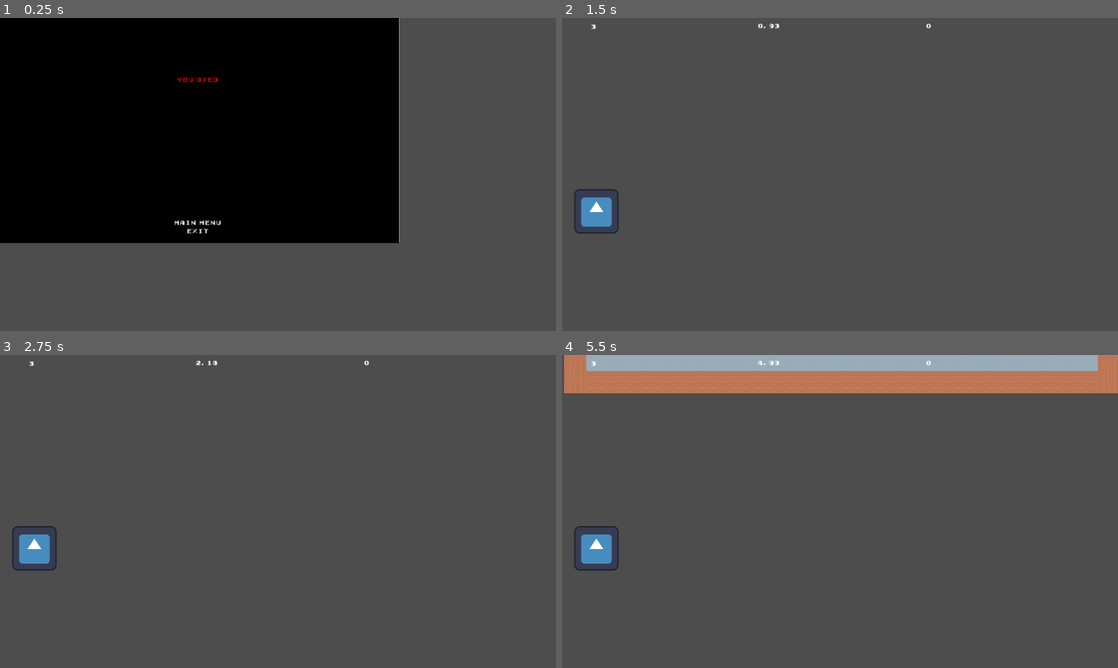
Above: before the commit, frames 1-4 (two rows, left to right).
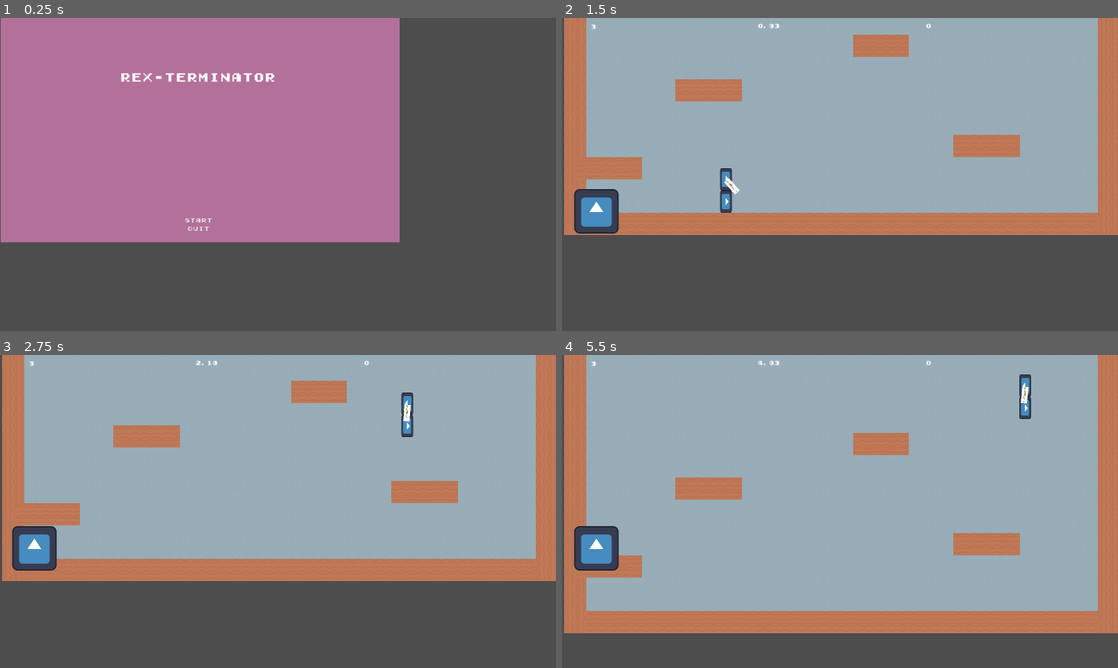
Above: after the commit, the same moments.

Repository: deruitda/ludum-dare-56
Game: Godot game, scene res://scenes/core/main.tscn
Same seed, same stepped clock (60 frames per second), same inputs: the game is played once before the commit and once after it. The engine's default icon, where the game draws it, is replaced by a stand-in: a white triangle on a blue panel in a dark square.
Inputs (mouse positions are in pixels of both pictures, inside the frame that each line leads up to):
- Up to frame 1 (0.25 s): no input
- Up to frame 2 (1.5 s): click "Start" at 0.5 s; click (762, 221) at 1.25 s, where only the run before the commit has a clickable "Start"
- Up to frame 3 (2.75 s): move the mouse to (400, 495) at 2.02 s; hold D (move_right) from 2.03 s (still down); click (400, 495) at 2.1 s; tap Space (jump) at 2.27 s
- Up to frame 4 (5.5 s): move the mouse to (728, 527) at 2.77 s; click (728, 527) at 2.85 s; tap Space (jump) at 3.02, 4.52, 5.27 s; move the mouse to (895, 442) at 3.52 s; release D (move_right) at 3.53 s; hold A (move_left) 3.53-4.28 s; click (895, 442) at 3.6 s; move the mouse to (812, 574) at 4.27 s; hold D (move_right) from 4.28 s (still down); click (812, 574) at 4.35 s; move the mouse to (1006, 558) at 5.02 s; click (1006, 558) at 5.1 s

The runs differ from the first frame. In frame 1, 52% of the frame differs, in the area x 0-72%, y 0-72%; in frame 2, 68%; in frame 3, 71%; in frame 4, 82%, in the area x 0-100%, y 5-89%.

Commit message:
Follow cam fixes

Diff:
--- a/scenes/core/follow_cam.tscn
+++ b/scenes/core/follow_cam.tscn
@@ -4,3 +4,4 @@
 
 [node name="FollowCam" type="Camera2D"]
 script = ExtResource("1_3iu3r")
+weight = 0.298
--- a/scenes/core/main.tscn
+++ b/scenes/core/main.tscn
@@ -1,11 +1,10 @@
-[gd_scene load_steps=7 format=3 uid="uid://3tbnum67fnc7"]
+[gd_scene load_steps=6 format=3 uid="uid://3tbnum67fnc7"]
 
 [ext_resource type="PackedScene" uid="uid://56t0wxwth7ya" path="res://scenes/core/ui.tscn" id="1_7wot7"]
 [ext_resource type="PackedScene" uid="uid://dva4inhwc7dta" path="res://scenes/core/world.tscn" id="2_6cr2y"]
 [ext_resource type="Script" path="res://scenes/core/ui.gd" id="2_ho8lm"]
 [ext_resource type="PackedScene" path="res://scenes/core/start_menu.tscn" id="3_dmdf0"]
 [ext_resource type="Script" path="res://scenes/core/world.gd" id="4_6guud"]
-[ext_resource type="PackedScene" uid="uid://bbtb7mkc3panm" path="res://scenes/core/game_over_menu.tscn" id="4_yxcp2"]
 
 [node name="Main" type="Node2D"]
 
@@ -14,7 +13,5 @@
 
 [node name="StartMenu" parent="Ui" instance=ExtResource("3_dmdf0")]
 
-[node name="GameOverMenu2" parent="Ui" instance=ExtResource("4_yxcp2")]
-
 [node name="World" parent="." instance=ExtResource("2_6cr2y")]
 script = ExtResource("4_6guud")
--- a/scenes/levels/termite_extermination.tscn
+++ b/scenes/levels/termite_extermination.tscn
@@ -38,7 +38,8 @@
 [node name="FollowCam" parent="." node_paths=PackedStringArray("follow_target") instance=ExtResource("1_jtnxx")]
 position = Vector2(794, -448)
 follow_target = NodePath("../Player")
-weight = 0.41
+weight = 0.023
+cam_y_offset = 58.94
 
 [node name="Player" parent="." instance=ExtResource("1_h4sor")]
 z_index = 1
